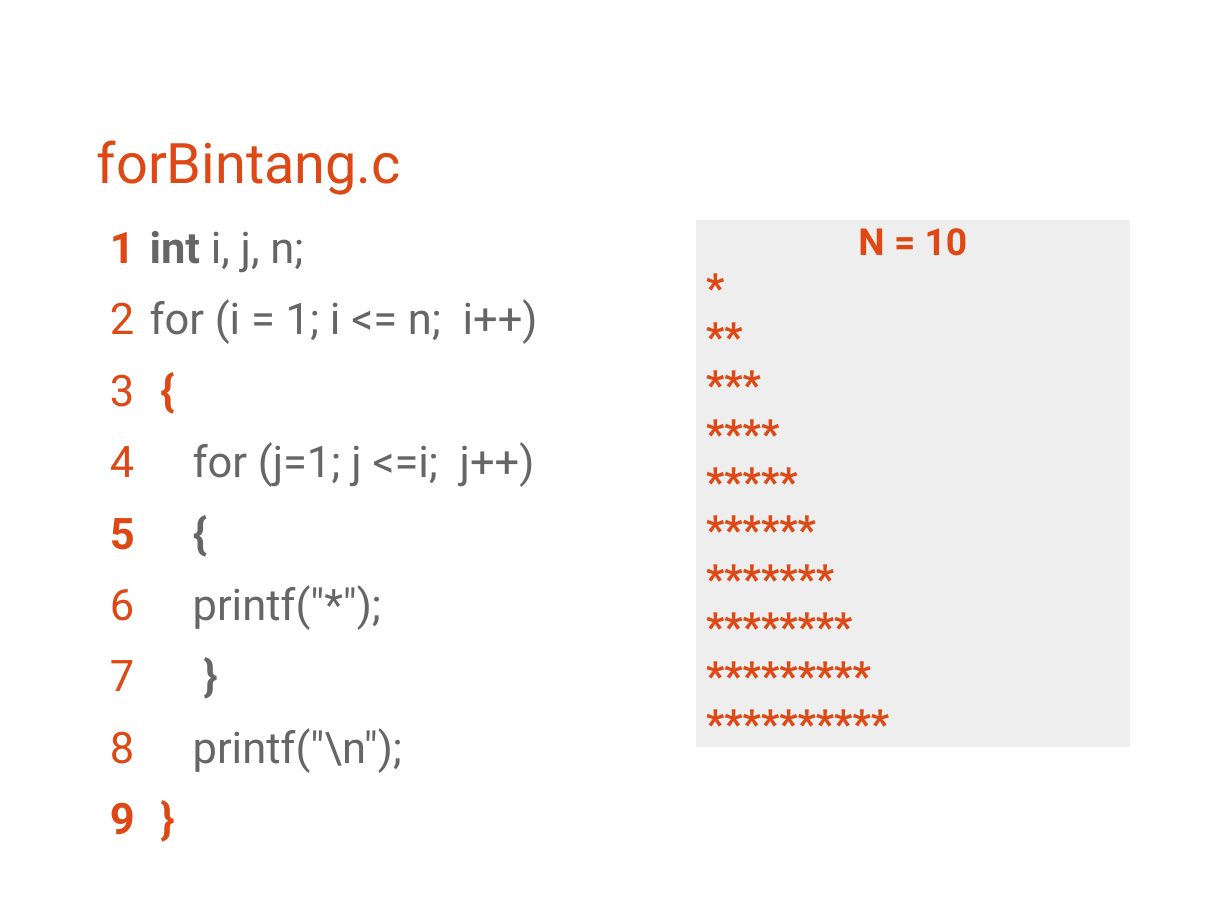
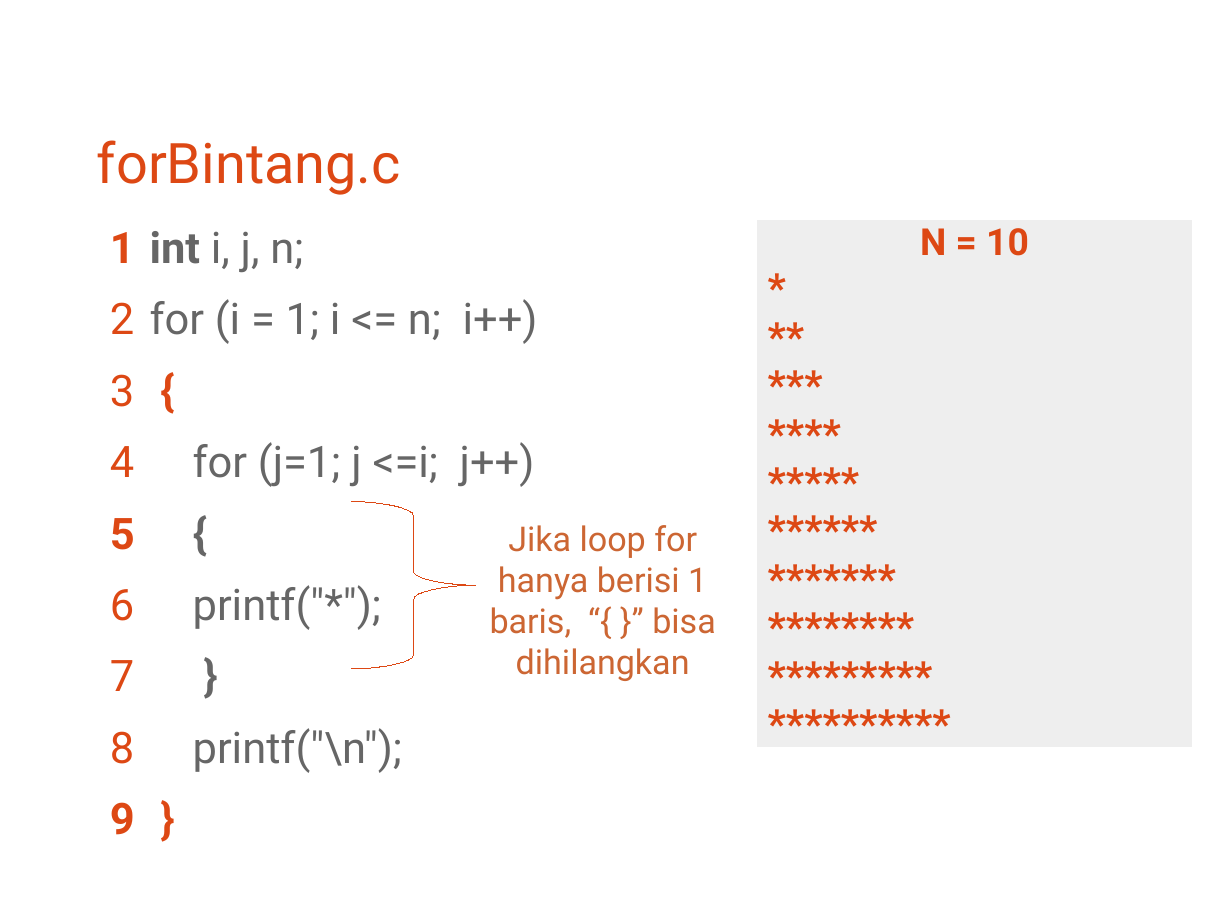
Before and after one commit to bagustris/prokom-tf, a slide deck: slide 3 of prokom2.odp. Drawn at 1232x924 pixels with LibreOffice and Linux fonts; fonts in the diff are those of the drawing. Boxes give left, top, right and bottom in pixels: in the first picture for what was removed or moved away, otherwise in the second. Text is boxed around its words. In the diff, an @@ line names an element or a change of style, - is before the commit and + after.

```diff
--- a/prokom2.odp
+++ b/prokom2.odp
@@ rectangle "N = 10": place and size @@
-rectangle "N = 10" at box(695, 220, 1131, 748)
+rectangle "N = 10" at box(757, 220, 1193, 748)
@@ freeform shape added at box(352, 502, 475, 670), outline #DD4814 0 pt @@
@@ text added at box(490, 525, 716, 681), 22 pt, text #CC6633 @@
+Jika loop for hanya berisi 1 baris, “{ }” bisa dihilangkan
```
Also in this commit, not shown: 3 other slides changed, 18 other files.
